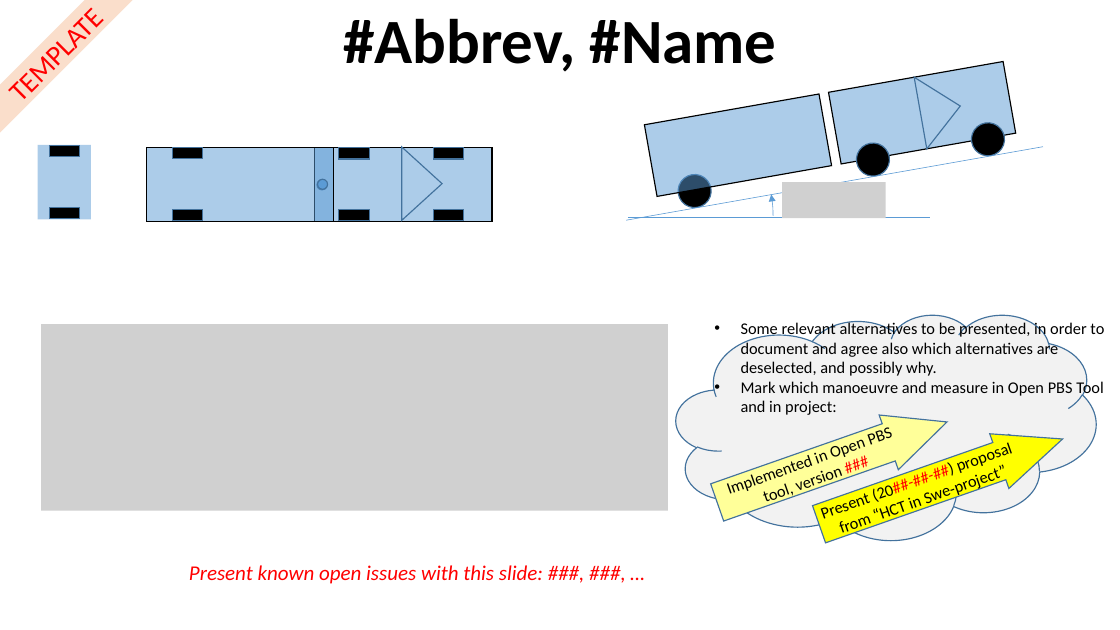
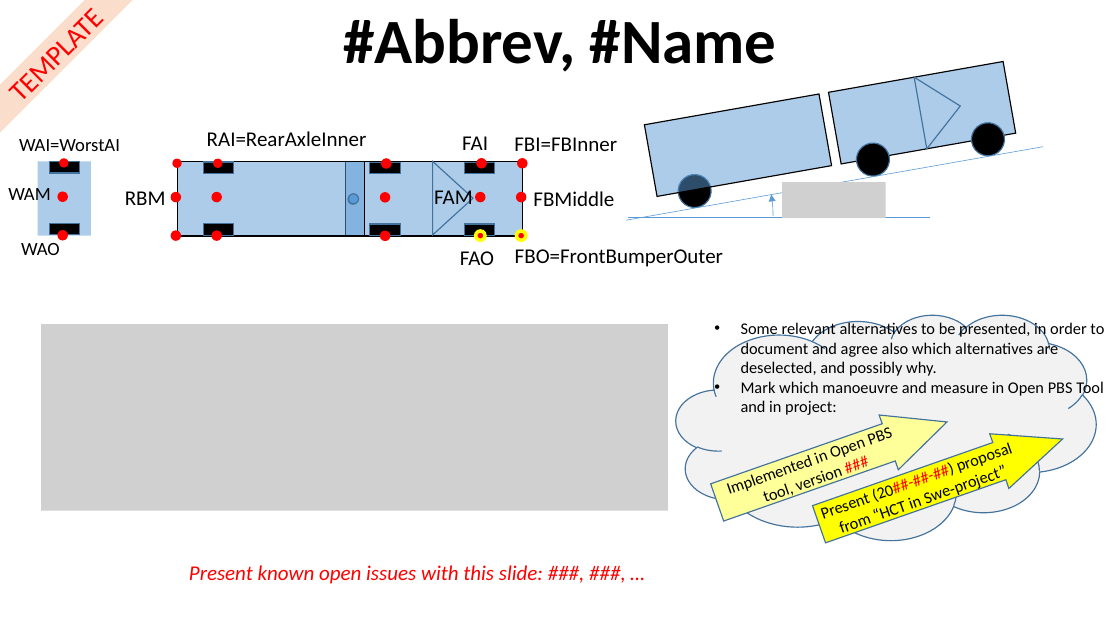
Before and after one commit to performance-based-standards/OpenPBS, a slide deck: slide 2 of OpenPBS/Resources/illustrations/DescriptionsPerPBS_ToTool.pptx. Drawn at 1120x630 pixels with LibreOffice and Linux fonts; fonts in the diff are those of the drawing; grey boxes stand for pictures. Boxes give left, top, right and bottom in pixels: in the first picture for what was removed or moved away, otherwise in the second. Text is boxed around its words. In the diff, an @@ line names an element or a change of style, - is before the commit and + after.

```diff
--- a/OpenPBS/Resources/illustrations/DescriptionsPerPBS_ToTool.pptx
+++ b/OpenPBS/Resources/illustrations/DescriptionsPerPBS_ToTool.pptx
@@ text added at [19,139,120,151], 16 pt, text #000000 @@
+WAI=WorstAI
@@ text added at [207,131,367,146], 18 pt, text #000000 @@
+RAI=RearAxleInner
@@ text added at [462,136,488,150], 18 pt, text #000000 @@
+FAI
@@ text added at [514,137,617,151], 18 pt, text #000000 @@
+FBI=FBInner
@@ 3 rectangles: place and size @@
-3 rectangles at [38,145,91,219]
+3 rectangles at [38,161,91,235]
@@ ellipse added at [59,158,68,167], fill #FF0000 @@
@@ ellipse added at [172,159,181,168], fill #FF0000 @@
@@ ellipse added at [213,159,223,168], fill #FF0000 @@
@@ ellipse added at [381,159,391,168], fill #FF0000, outline #FF0000 1 pt @@
@@ ellipse added at [477,159,486,168], fill #FF0000, outline #FF0000 1 pt @@
@@ ellipse added at [518,159,527,168], fill #FF0000, outline #FF0000 1 pt @@
@@ text added at [8,184,50,205], 16 pt, text #000000 @@
+WAM
@@ ellipse added at [58,192,67,202], fill #FF0000, outline #FF0000 1 pt @@
@@ text added at [125,191,166,205], 18 pt, text #000000 @@
+RBM
@@ ellipse added at [171,192,181,202], fill #FF0000, outline #FF0000 1 pt @@
@@ ellipse added at [212,192,221,202], fill #FF0000, outline #FF0000 1 pt @@
@@ 8 rectangles, 2 ellipses, 1 triangle: place and size @@
-8 rectangles, 2 ellipses, 1 triangle at [146,147,492,221]
+8 rectangles, 2 ellipses, 1 triangle at [177,161,523,235]
@@ ellipse added at [381,192,390,202], fill #FF0000, outline #FF0000 1 pt @@
@@ text added at [434,186,473,210], 18 pt, text #000000 @@
+FAM
@@ ellipse added at [476,192,485,202], fill #FF0000, outline #FF0000 1 pt @@
@@ ellipse added at [517,192,526,202], fill #FF0000, outline #FF0000 1 pt @@
@@ text added at [533,191,614,206], 18 pt, text #000000 @@
+FBMiddle
@@ ellipse added at [58,231,67,240], fill #FF0000, outline #FF0000 1 pt @@
@@ ellipse added at [171,231,181,240], fill #FF0000, outline #FF0000 1 pt @@
@@ ellipse added at [212,231,221,240], fill #FF0000, outline #FF0000 1 pt @@
@@ ellipse added at [381,231,390,240], fill #FF0000, outline #FF0000 1 pt @@
@@ ellipse added at [476,231,485,240], fill #FF0000, outline #FFFF00 3 pt @@
@@ ellipse added at [517,231,526,240], fill #FF0000, outline #FFFF00 3 pt @@
@@ text added at [21,243,60,255], 16 pt, text #000000 @@
+WAO
@@ text added at [460,251,494,265], 18 pt, text #000000 @@
+FAO
@@ text added at [515,249,723,267], 18 pt, text #000000 @@
+FBO=FrontBumperOuter
```
Also in this commit, not shown: 1 other slide changed, 1 slide added, 1 other file.
